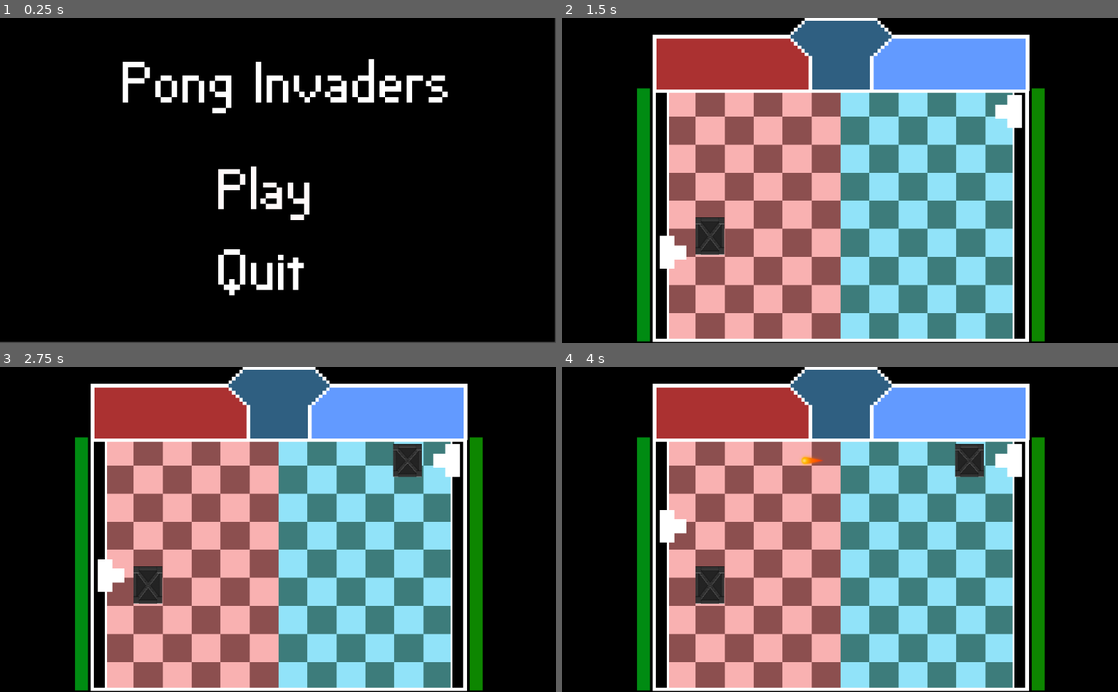
Above: before the commit, frames 1-4 (two rows, left to right).
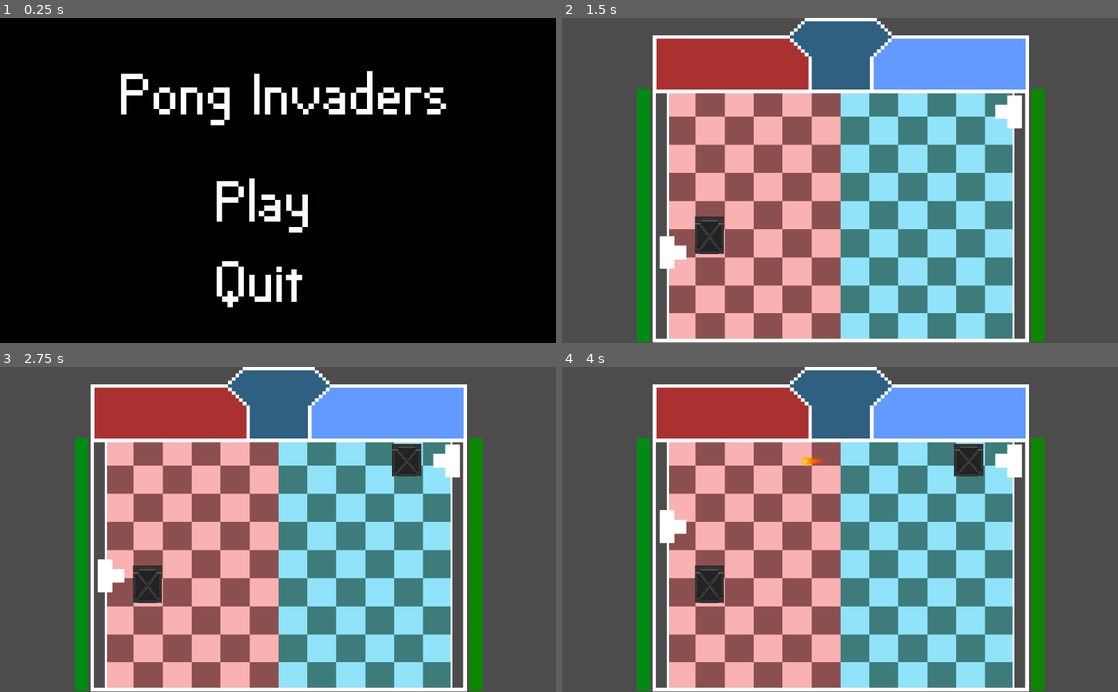
Above: after the commit, the same moments.

Repository: Raelr/dd-pong-invaders
Game: Godot game, scene res://scenes/MainMenu.tscn
Same seed, same stepped clock (60 frames per second), same inputs: the game is played once before the commit and once after it. Before the commit the project starts from res://scenes/Main.tscn. The engine's default icon, where the game draws it, is replaced by a stand-in: a white triangle on a blue panel in a dark square.
Inputs (mouse positions are in pixels of both pictures, inside the frame that each line leads up to):
- Up to frame 1 (0.25 s): no input
- Up to frame 2 (1.5 s): tap Enter at 0.5 s; move the mouse to (828, 193) at 0.52 s; hold W 0.53-1.28 s; click (828, 193) at 0.6 s; move the mouse to (728, 196) at 1.27 s; hold S from 1.28 s (still down); tap E (playerActive) at 1.35 s; click (728, 196) at 1.42 s
- Up to frame 3 (2.75 s): move the mouse to (333, 458) at 2.02 s; release S at 2.03 s; hold W from 2.03 s (still down); tap O (playerTwoActive) at 2.1 s; click (333, 458) at 2.17 s
- Up to frame 4 (4 s): move the mouse to (812, 594) at 2.77 s; tap F at 2.85 s; click (812, 594) at 2.92 s; move the mouse to (1006, 578) at 3.52 s; release W at 3.53 s; hold S from 3.53 s (still down); hold H from 3.53 s (still down); click (1006, 578) at 3.67 s

The runs differ from the first frame. In frame 1, 6.3% of the frame differs, in the area x 0-100%, y 0-100%; in frame 2, 36%; in frame 3, 36%; in frame 4, 36%.

Commit message:
Changed main menu scene to be first scene

Diff:
--- a/project.godot
+++ b/project.godot
@@ -16,7 +16,7 @@
 [application]
 
 config/name="DDPongInvaders"
-run/main_scene="res://scenes/Main.tscn"
+run/main_scene="res://scenes/MainMenu.tscn"
 config/icon="res://icon.png"
 
 [display]
--- /dev/null
+++ b/scenes/EndScene.tscn
@@ -0,0 +1,82 @@
+[gd_scene load_steps=7 format=2]
+
+[ext_resource path="res://fonts/VPPixel-Simplified.otf" type="DynamicFontData" id=1]
+[ext_resource path="res://scenes/Button.tscn" type="PackedScene" id=2]
+[ext_resource path="res://scripts/EndScene.gd" type="Script" id=3]
+
+[sub_resource type="DynamicFont" id=1]
+size = 100
+font_data = ExtResource( 1 )
+
+[sub_resource type="RectangleShape2D" id=2]
+extents = Vector2( 228.19, 51.3599 )
+
+[sub_resource type="RectangleShape2D" id=3]
+extents = Vector2( 228.19, 51.3599 )
+
+[node name="Control" type="Control"]
+margin_right = 40.0
+margin_bottom = 40.0
+script = ExtResource( 3 )
+__meta__ = {
+"_edit_use_anchors_": false
+}
+
+[node name="Title" type="Label" parent="."]
+margin_right = 40.0
+margin_bottom = 14.0
+custom_fonts/font = SubResource( 1 )
+text = "[Player] won!"
+__meta__ = {
+"_edit_use_anchors_": false
+}
+
+[node name="Replay" parent="." instance=ExtResource( 2 )]
+position = Vector2( 175.288, 213.839 )
+button_text = "Play again"
+update = true
+normal_color = Color( 1, 1, 1, 1 )
+hover_color = Color( 0.27451, 0.27451, 0.27451, 1 )
+
+[node name="CollisionShape2D" parent="Replay" index="0"]
+position = Vector2( 118.391, 0 )
+shape = SubResource( 2 )
+
+[node name="ButtonLabel" parent="Replay" index="1"]
+modulate = Color( 1, 1, 1, 1 )
+text = "Play again"
+
+[node name="Menu" parent="." instance=ExtResource( 2 )]
+position = Vector2( 153.328, 326.501 )
+button_text = "Main Menu"
+update = true
+normal_color = Color( 1, 1, 1, 1 )
+hover_color = Color( 0.290196, 0.290196, 0.290196, 1 )
+
+[node name="CollisionShape2D" parent="Menu" index="0"]
+position = Vector2( 140.351, 0 )
+shape = SubResource( 3 )
+
+[node name="ButtonLabel" parent="Menu" index="1"]
+modulate = Color( 1, 1, 1, 1 )
+text = "Main Menu"
+
+[node name="Quit" parent="." instance=ExtResource( 2 )]
+position = Vector2( 279.358, 437.254 )
+button_text = "Quit"
+update = true
+normal_color = Color( 1, 1, 1, 1 )
+hover_color = Color( 0.345098, 0.345098, 0.345098, 1 )
+
+[node name="CollisionShape2D" parent="Quit" index="0"]
+position = Vector2( -7.63818, 0 )
+
+[node name="ButtonLabel" parent="Quit" index="1"]
+modulate = Color( 1, 1, 1, 1 )
+text = "Quit"
+
+[editable path="Replay"]
+
+[editable path="Menu"]
+
+[editable path="Quit"]
--- a/scenes/Main.tscn
+++ b/scenes/Main.tscn
@@ -1,9 +1,8 @@
-[gd_scene load_steps=7 format=2]
+[gd_scene load_steps=6 format=2]
 
 [ext_resource path="res://scenes/Arena.tscn" type="PackedScene" id=1]
 [ext_resource path="res://scenes/Player.tscn" type="PackedScene" id=2]
 [ext_resource path="res://sprites/PlayerLeft.png" type="Texture" id=3]
-[ext_resource path="res://scenes/MainMenu.tscn" type="PackedScene" id=4]
 [ext_resource path="res://scripts/GameManager.gd" type="Script" id=5]
 [ext_resource path="res://scenes/PowerupSpawner.tscn" type="PackedScene" id=6]
 
@@ -12,42 +11,20 @@
 change_interval = 10.0
 stun_interval = 5.0
 
-[node name="ColorRect" type="ColorRect" parent="."]
-margin_top = -136.0
-margin_right = 1022.0
-margin_bottom = 598.0
-mouse_filter = 2
-color = Color( 0, 0, 0, 1 )
-__meta__ = {
-"_edit_use_anchors_": false
-}
-
-[node name="MainMenu" parent="." instance=ExtResource( 4 )]
-margin_left = 489.393
-margin_top = 251.747
-margin_right = 489.393
-margin_bottom = 251.747
-
 [node name="Arena" parent="." instance=ExtResource( 1 )]
-visible = false
 position = Vector2( 516.893, 297.052 )
 
 [node name="PlayerOne" parent="." instance=ExtResource( 2 )]
-visible = false
 position = Vector2( 238.875, 475.596 )
 is_player_one = true
 update = true
-playerMovementSpeed = 240
 
 [node name="PlayerTwo" parent="." instance=ExtResource( 2 )]
-visible = false
 position = Vector2( 794.818, 119.26 )
 texture = ExtResource( 3 )
 update = true
-playerMovementSpeed = 240
 
 [node name="Camera2D" type="Camera2D" parent="."]
-visible = false
 position = Vector2( 515.571, 236.963 )
 zoom = Vector2( 0.9, 0.925 )
 
--- a/scenes/MainMenu.tscn
+++ b/scenes/MainMenu.tscn
@@ -21,11 +21,22 @@
 "_edit_use_anchors_": false
 }
 
+[node name="ColorRect" type="ColorRect" parent="."]
+margin_left = -187.343
+margin_top = -167.641
+margin_right = 1212.66
+margin_bottom = 812.359
+mouse_filter = 2
+color = Color( 0, 0, 0, 1 )
+__meta__ = {
+"_edit_use_anchors_": false
+}
+
 [node name="Title" type="Label" parent="."]
-margin_left = -268.446
-margin_top = -211.297
-margin_right = 337.554
-margin_bottom = -66.2973
+margin_left = 217.39
+margin_top = 62.0616
+margin_right = 823.39
+margin_bottom = 207.062
 custom_fonts/font = SubResource( 1 )
 text = "Pong Invaders"
 __meta__ = {
@@ -33,13 +44,15 @@
 }
 
 [node name="PlayButton" parent="." instance=ExtResource( 2 )]
-position = Vector2( -1.6001, 71.4992 )
+position = Vector2( 483.057, 344.858 )
 button_text = "Play"
+update = true
 normal_color = Color( 1, 0.980392, 0.980392, 1 )
 hover_color = Color( 0.52549, 0.52549, 0.52549, 1 )
 
 [node name="QuitButton" parent="." instance=ExtResource( 2 )]
-position = Vector2( -1.6001, 219.789 )
+position = Vector2( 483.057, 493.148 )
 button_text = "Quit"
+update = true
 normal_color = Color( 1, 1, 1, 1 )
 hover_color = Color( 0.52549, 0.52549, 0.52549, 1 )
--- /dev/null
+++ b/scripts/EndScene.gd
@@ -0,0 +1,15 @@
+extends Control
+
+func _ready():
+	$Replay.connect("on_press", self, "reset_game")
+	$Menu.connect("on_press", self, "go_to_main")
+	$Quit.connect("on_press", self, "exit_game")
+
+func go_to_main():
+	pass
+
+func reset_game():
+	pass
+
+func exit_game():
+	get_tree().quit()
--- a/scripts/GameManager.gd
+++ b/scripts/GameManager.gd
@@ -12,7 +12,6 @@
 var player_two_stunned : bool = false
 
 func _ready():
-	$MainMenu.connect("on_start", self, "start")
 	set_paused_state(true)
 
 func _process(delta):
--- a/scripts/MainMenu.gd
+++ b/scripts/MainMenu.gd
@@ -1,14 +1,25 @@
 extends Control
 
 signal on_start
+
+
 
 func _ready():
 	$PlayButton.connect("on_press", self, "start_game")
 	$QuitButton.connect("on_press", self, "exit_game")
 
 func start_game():
-	emit_signal("on_start")
-	visible = false
+	$ColorRect.visible = false
+	$Title.visible = false
+	$PlayButton.visible = false
+	$PlayButton.monitoring = false
+	$PlayButton.monitoring = false
+	$QuitButton.visible = false
+	var main_menu = preload("res://scenes/Main.tscn")
+	var game = main_menu.instance()
+	add_child(game)
+	game.start()
+
 
 func exit_game():
 	get_tree().quit()
--- a/scripts/Powerup.gd
+++ b/scripts/Powerup.gd
@@ -20,6 +20,6 @@
 func _on_Powerup_area_entered(area):
 	# Do stuff
 	if area.isBullet():
-		get_parent().get_node("Main/PlayerOne" if area.player == "playerOne" else "Main/PlayerTwo").activatePowerup(powerup_type, area.getBulletOwner())
+		get_parent().get_child(0).get_node("Main/PlayerOne" if area.player == "playerOne" else "Main/PlayerTwo").activatePowerup(powerup_type, area.getBulletOwner())
 		area.queue_free()
 		queue_free()
